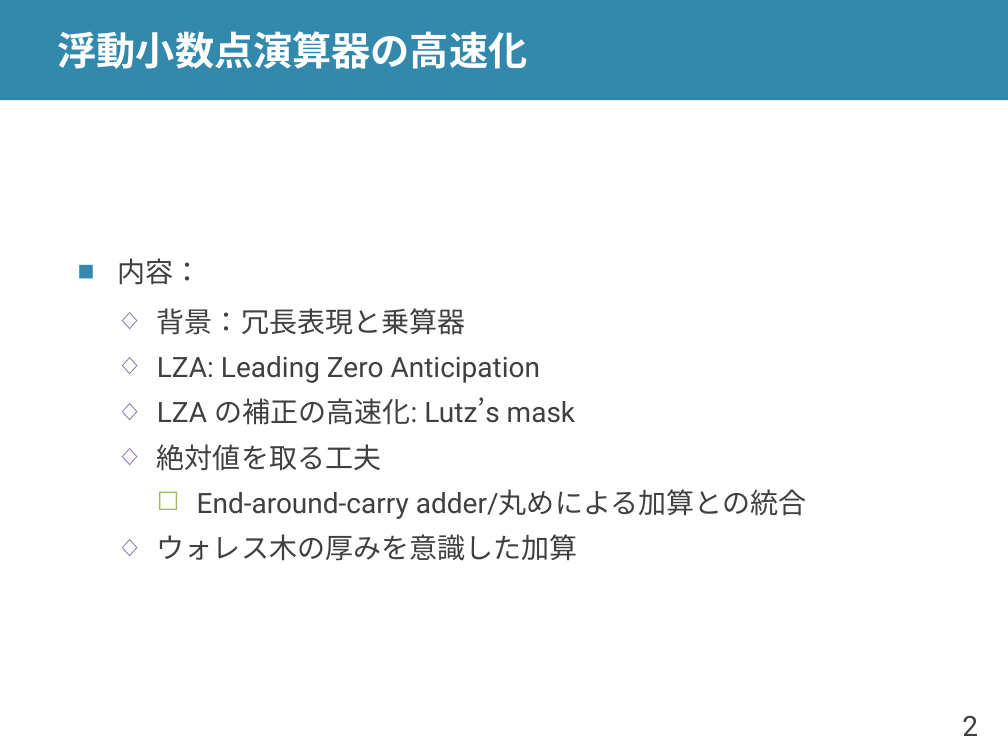
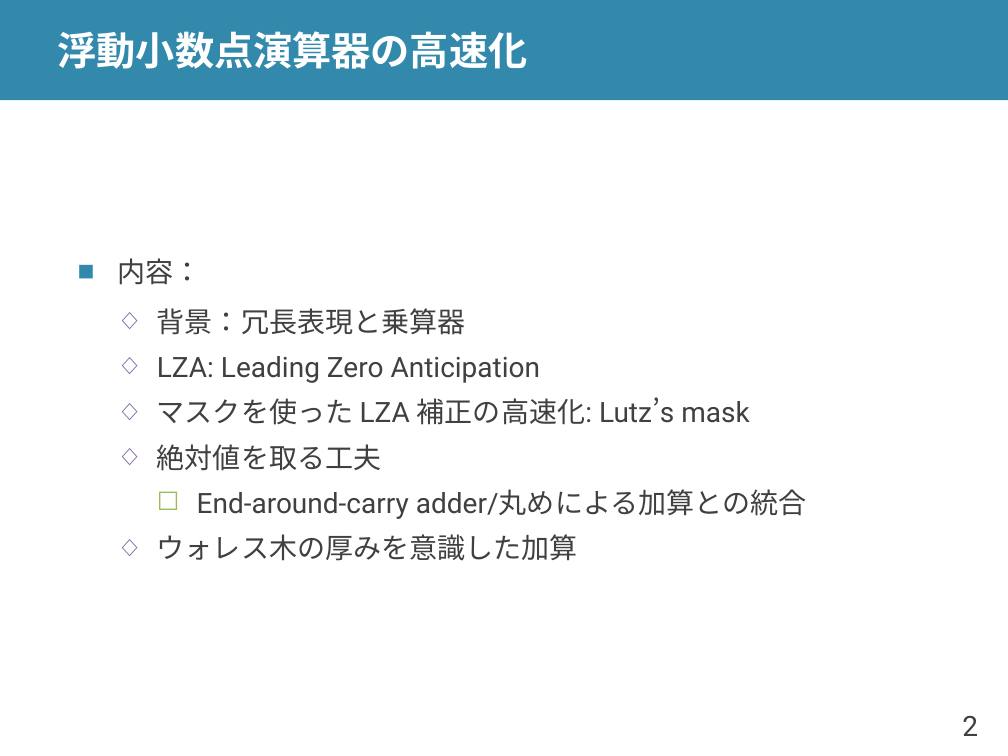
Before and after one commit to shioyadan/advanced-computer-organization, a slide deck: slide 2 of aco-shioya-appendix-fpu.pptx. Drawn at 1008x756 pixels with LibreOffice and Linux fonts; fonts in the diff are those of the drawing. Boxes give left, top, right and bottom in pixels: in the first picture for what was removed or moved away, otherwise in the second. Text is boxed around its words. In the diff, an @@ line names an element or a change of style, - is before the commit and + after.

Commit message:
浮動小数点演算器の高速化の細かいところを修正

```diff
--- a/aco-shioya-appendix-fpu.pptx
+++ b/aco-shioya-appendix-fpu.pptx
@@ text at [157, 397, 749, 425]: text changed @@
-  ◇ LZA の補正の高速化: Lutz’s mask
+  ◇ マスクを使った LZA 補正の高速化: Lutz’s mask
```
Also in this commit, not shown: 10 other slides changed.
